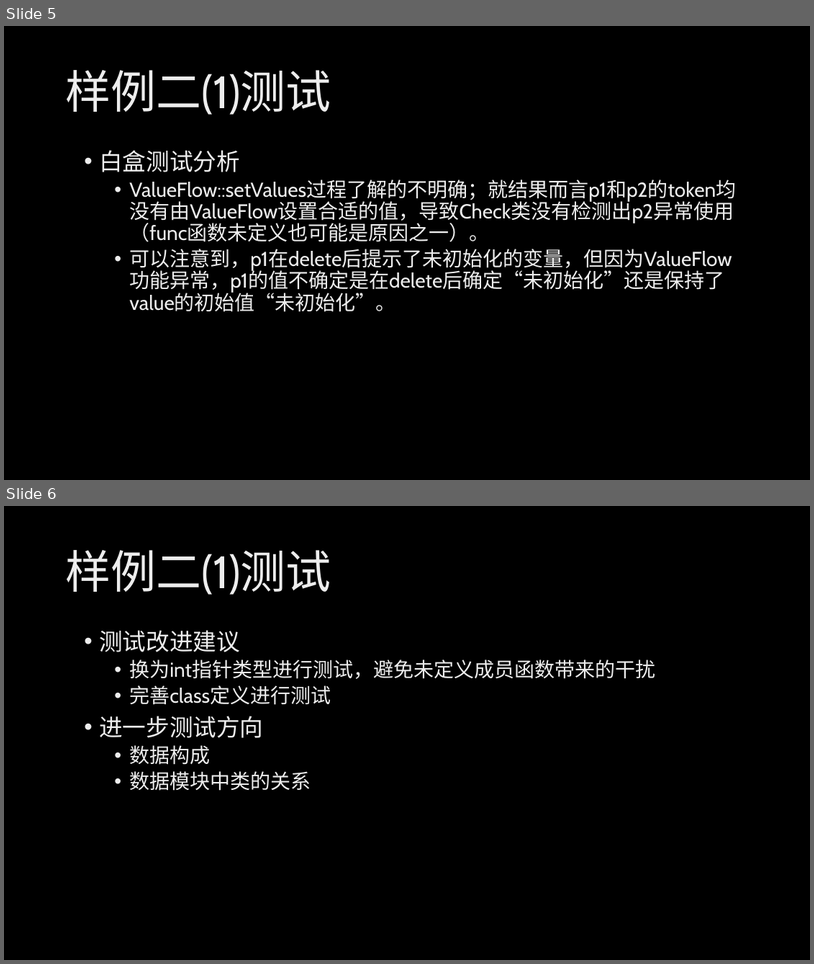
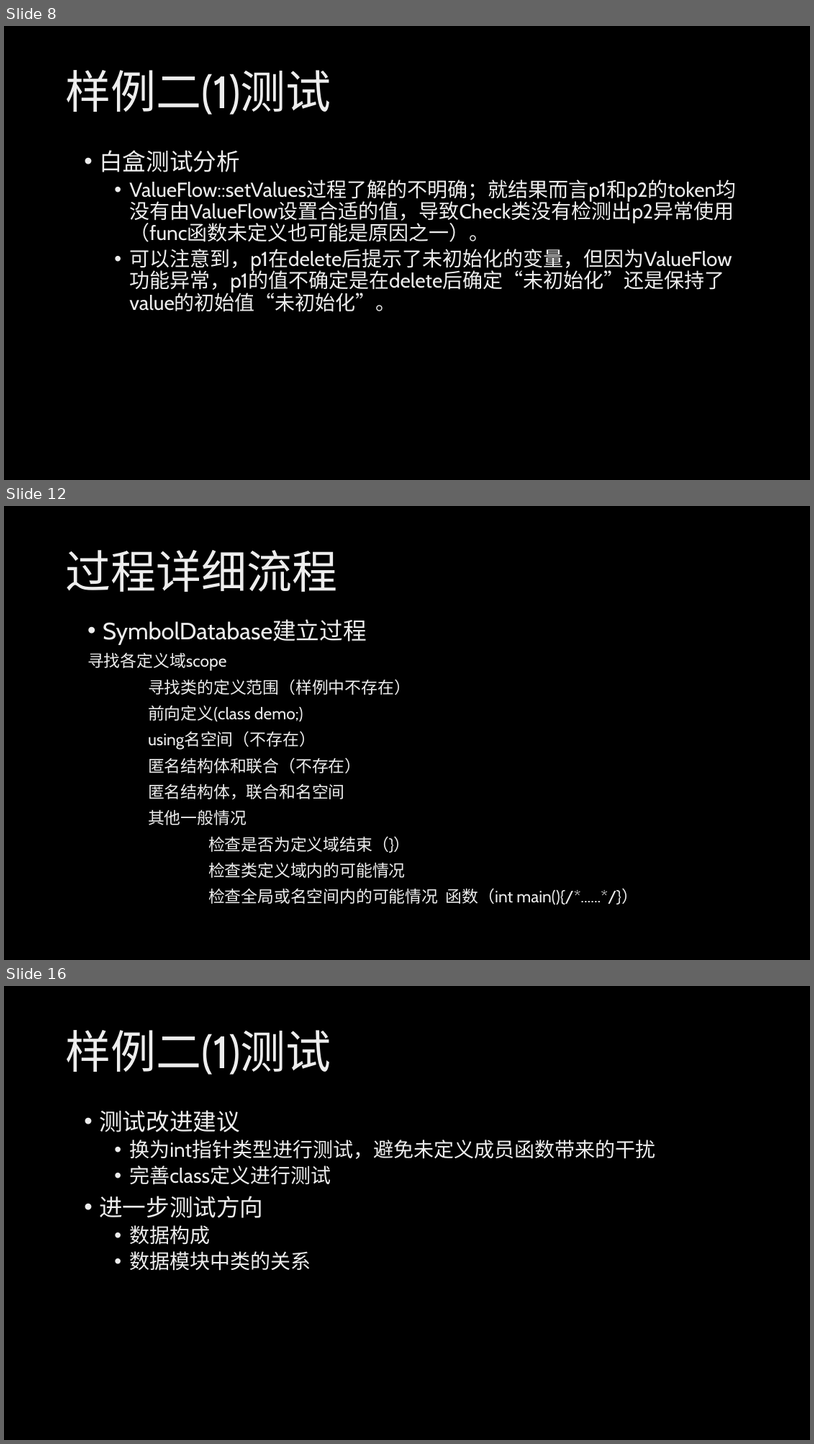
Before and after one commit to HSCppcheck/Cppcheck, a slide deck: 汇报/第四、五周工作汇报.pptx. Shown one above the other, each under a label of ours: slides 5 and 6 before the commit, slides 8, 12 and 16 after it; the slides between them are not shown. The pictures are 814x964 and 814x1444 pixels, drawn with LibreOffice and Linux fonts; fonts in the diff are those of the drawing; background and template pictures are left out. Boxes give left, top, right and bottom in pixels: in the first picture for what was removed or moved away, otherwise in the second. Text is boxed around its words. In the diff, an @@ line names an element or a change of style, - is before the commit and + after.

```diff
--- a/汇报/第四、五周工作汇报.pptx
+++ b/汇报/第四、五周工作汇报.pptx
@@ slide 12 added at box(4, 506, 810, 960), background picture (left out) @@
@@ title added at box(65, 550, 337, 592), 54 pt, text gradient #BFBFBF to #EDEDED to #FFFFFF @@
+过程详细流程
@@ text added at box(88, 620, 638, 904), 19.6 pt, text gradient #BFBFBF to #EDEDED to #FFFFFF @@
+• SymbolDatabase建立过程
+寻找各定义域scope
+寻找类的定义范围（样例中不存在）
+前向定义(class demo;)
+using名空间（不存在）
+匿名结构体和联合（不存在）
+匿名结构体，联合和名空间
+其他一般情况
+检查是否为定义域结束（}）
+检查类定义域内的可能情况
+检查全局或名空间内的可能情况 函数（int main(){/*......*/}）
@@ what was slide 5 is now slide 8 @@
@@ what was slide 6 is now slide 16 @@
```
Also in this commit, not shown: 9 other slides added.
